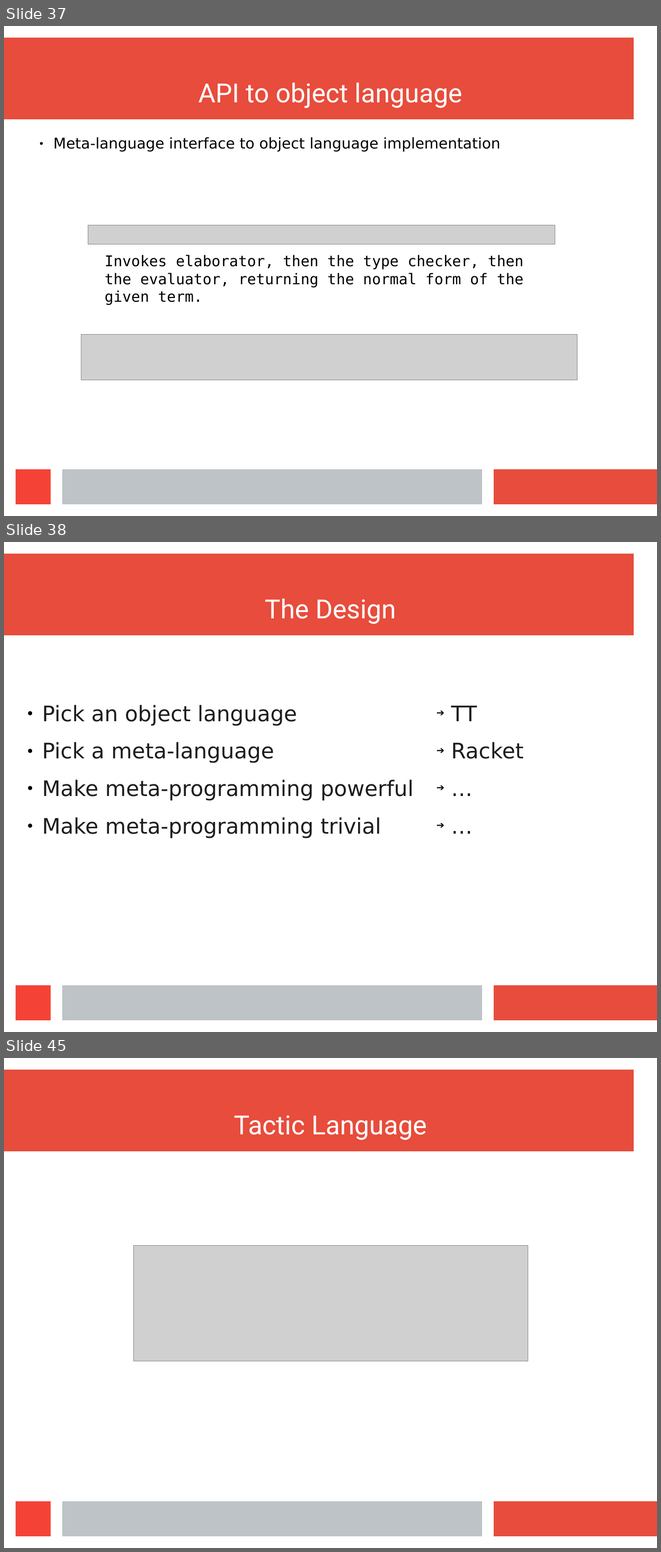
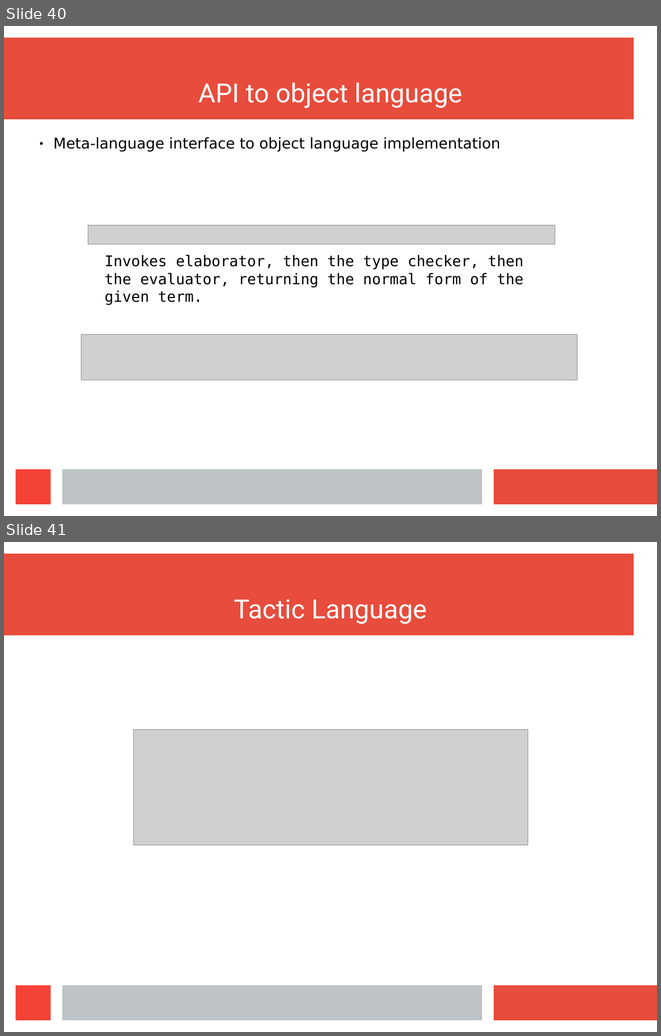
Before and after one commit to wilbowma/cur, a slide deck: hope-2016/slides.odp. Shown one above the other, each under a label of ours: slides 37, 38 and 45 before the commit, slides 40 and 41 after it; the slides between them are not shown. The pictures are 661x1552 and 661x1036 pixels, drawn with LibreOffice and Linux fonts; fonts in the diff are those of the drawing; grey boxes stand for pictures. Boxes give left, top, right and bottom in pixels: in the first picture for what was removed or moved away, otherwise in the second. Text is boxed around its words. In the diff, an @@ line names an element or a change of style, - is before the commit and + after.

```diff
--- a/hope-2016/slides.odp
+++ b/hope-2016/slides.odp
@@ slide 38 removed at [4, 542, 657, 1032], background #FFFFFF; not listed: 4 template elements that a slide beside it also shows @@
@@ title removed at [265, 598, 396, 624] @@
-The Design
@@ text removed at [42, 705, 414, 838] @@
-● Pick an object language
-● Pick a meta-language
-● Make meta-programming powerful
-● Make meta-programming trivial
@@ text removed at [451, 705, 524, 759] @@
-➔ TT
-➔ Racket
-➔ …
-➔ …
@@ what was slide 37 is now slide 40 @@
@@ what was slide 45 is now slide 41 @@
```
Also in this commit, not shown: 16 slides changed, 5 slides added, 8 other slides removed.
